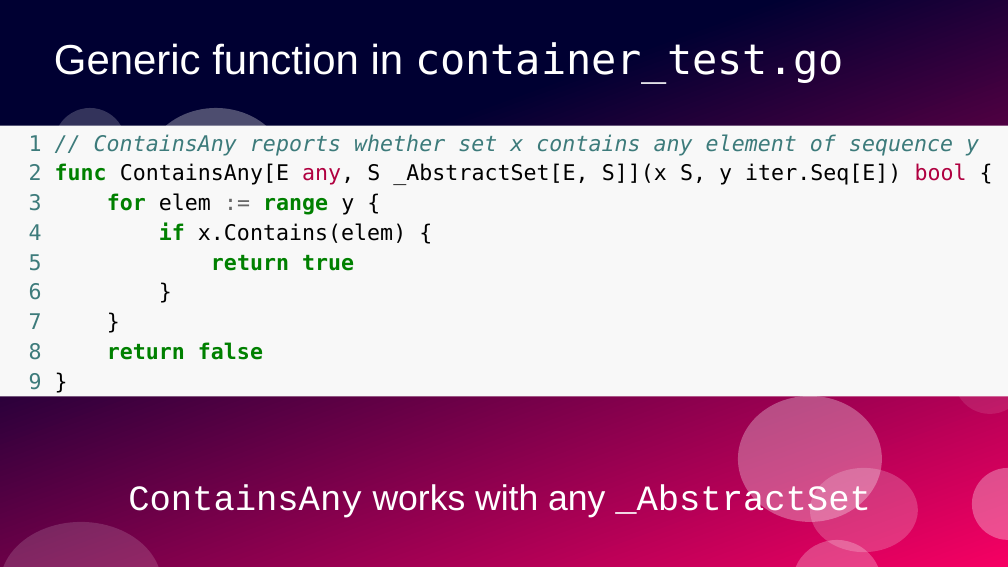
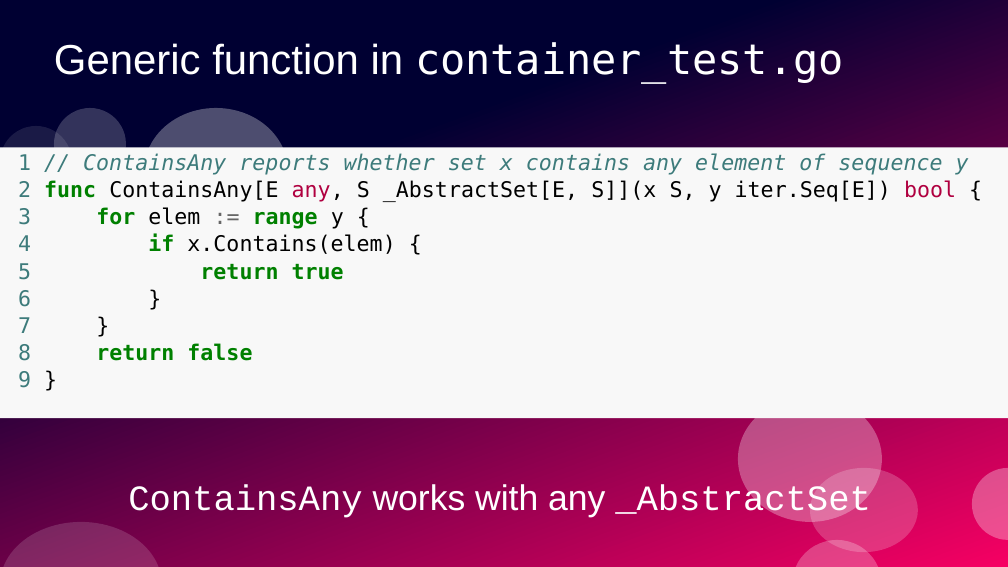
Before and after one commit to ramalho/sets-in-go, a slide deck: slide 45 of sets-in-go.odp (slide 44 before the commit). Drawn at 1008x567 pixels with LibreOffice and Linux fonts; fonts in the diff are those of the drawing. Boxes give left, top, right and bottom in pixels: in the first picture for what was removed or moved away, otherwise in the second. Text is boxed around its words. In the diff, an @@ line names an element or a change of style, - is before the commit and + after.

```diff
--- a/sets-in-go.odp
+++ b/sets-in-go.odp
@@ text "1 // ContainsAny reports whether ...": place and size @@
-text "1 // ContainsAny reports whether ..." at [0,125,1008,396]
+text "1 // ContainsAny reports whether ..." at [0,147,1008,418]
@@ text "1 // ContainsAny reports whether ..." at [0,147,1008,418]: indent changed; line spacing 1.15 to 1.05; bullet ● to none @@
@@ ellipse added at [0,243,125,379], fill #FFFFFF at 20% opacity @@
```
Also in this commit, not shown: 9 other slides changed, 1 slide added, 2 other files.
